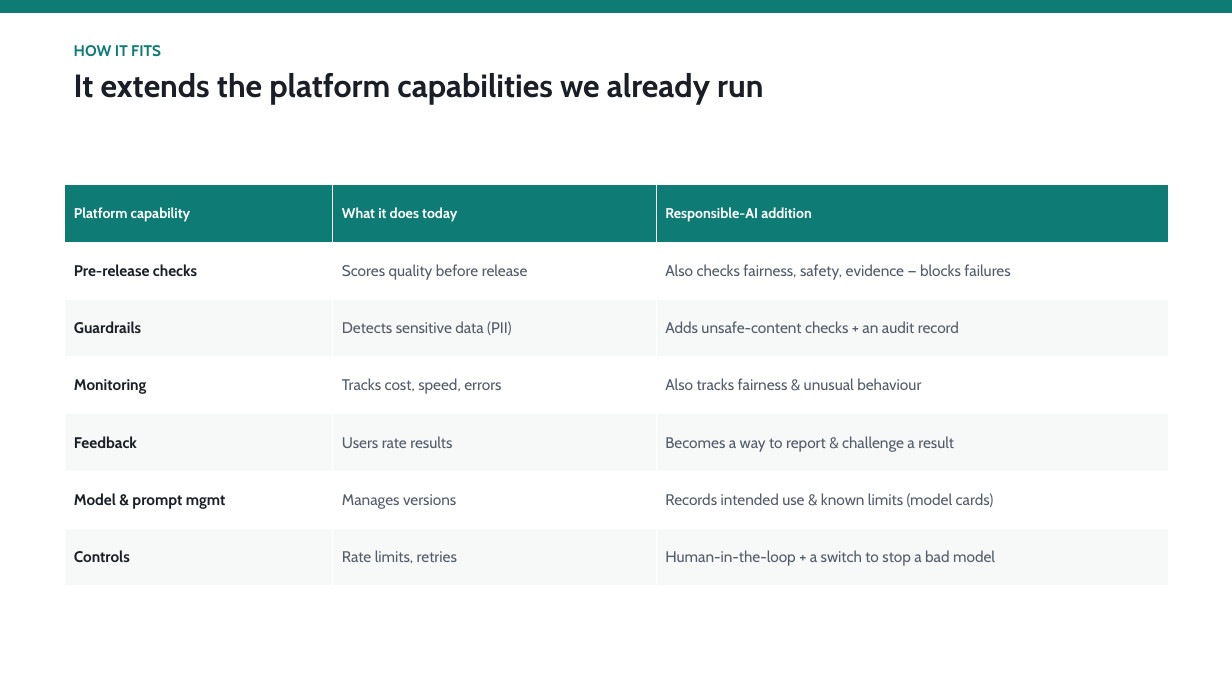
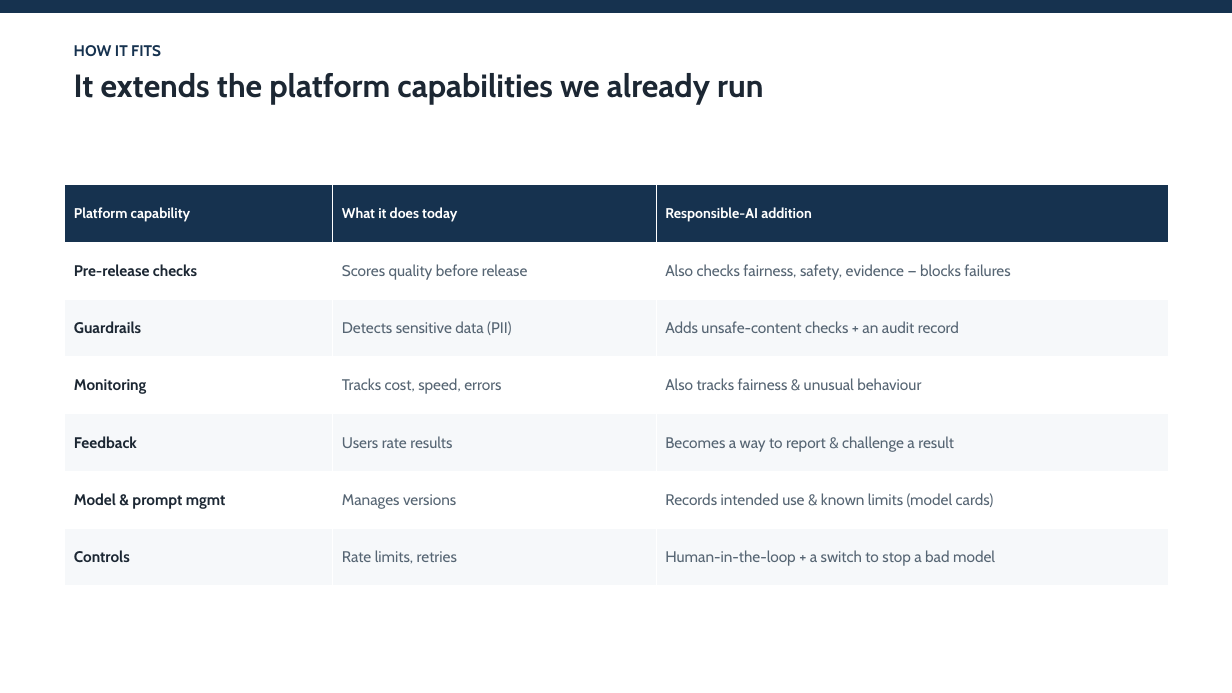
Before and after one commit to shyamanugu/LLMOps, a slide deck: slide 5 of usecases/ai_pipeline 2/docs/Responsible_AI_LLMOps.pptx. Drawn at 1232x693 pixels with LibreOffice and Linux fonts; fonts in the diff are those of the drawing. Boxes give left, top, right and bottom in pixels: in the first picture for what was removed or moved away, otherwise in the second. Text is boxed around its words. In the diff, an @@ line names an element or a change of style, - is before the commit and + after.

Commit message:
Restyle decks: corporate navy palette, flattened squared blocks (less templated)

```diff
--- a/usecases/ai_pipeline 2/docs/Responsible_AI_LLMOps.pptx
+++ b/usecases/ai_pipeline 2/docs/Responsible_AI_LLMOps.pptx
@@ rectangle at box(0, 0, 1232, 13): fill #0E7C74 to #16324F @@
@@ text "HOW IT FITS" at box(74, 45, 763, 104): text colour #0E7C74 to #16324F in "HOW IT FITS"; text colour #1A1F27 to #1C2733 in "It extends the platform capabilities we already ..." @@
@@ table at box(65, 185, 1169, 586) @@
@@ fill #0E7C74 to #16324F in row 1 @@
@@ fill #F7F9F8 to #F6F8FA in 9 cells @@
@@ text colour #1A1F27 to #1C2733 in "Pre-release checks", "Guardrails", "Monitoring", "Feedback" and 2 more places @@
@@ text colour #535C6A to #566573 in "Scores quality before release", "Also checks fairness, safety, evidence — blocks ...", "Detects sensitive data (PII)", "Adds unsafe-content checks + an audit record" and 8 more places @@
```
Also in this commit, not shown: 7 other slides changed, 1 other file.
